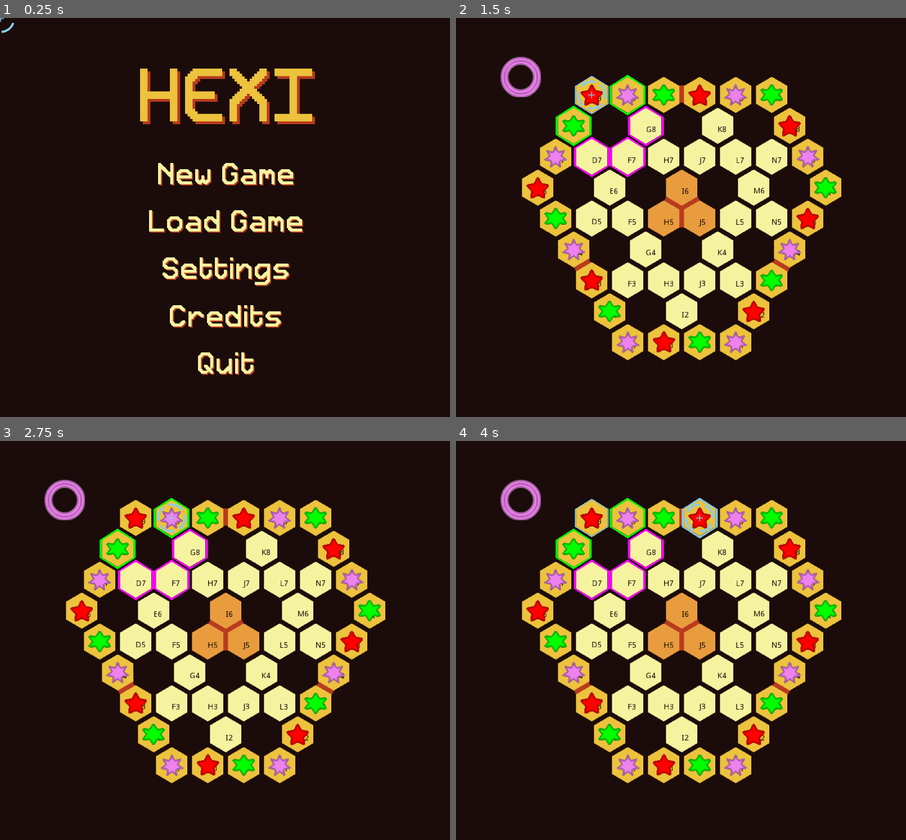
Above: before the commit, frames 1-4 (two rows, left to right).
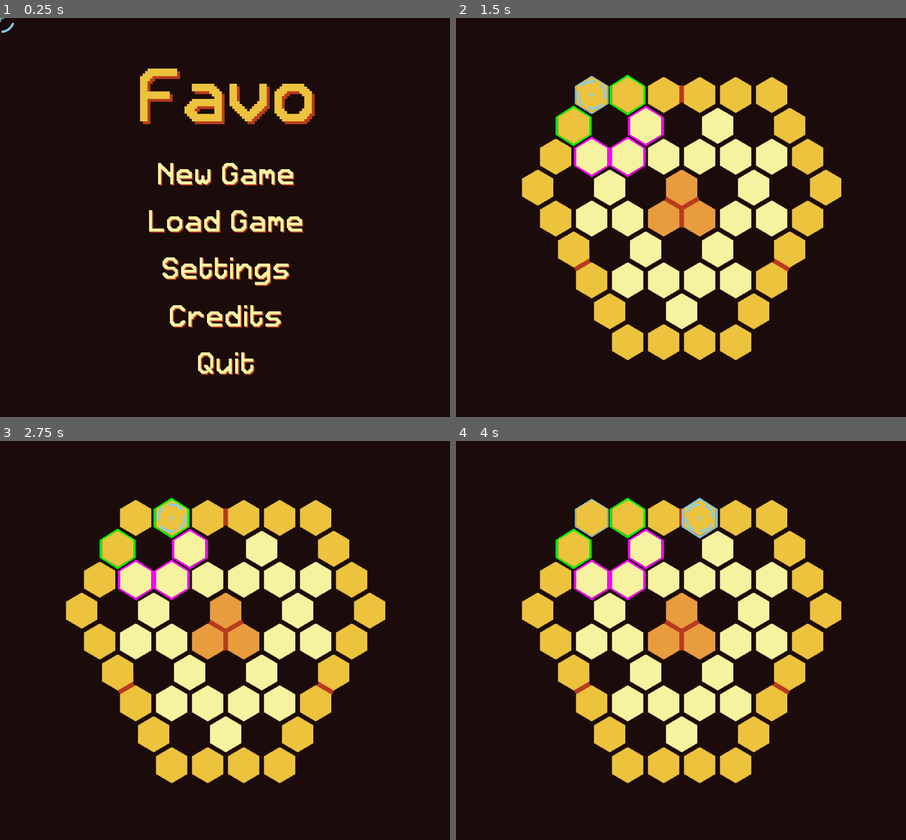
Above: after the commit, the same moments.

Repository: jbbranch9/MANOK
Game: Godot game, scene res://GUI/menus/start.tscn
The game is run twice, just before and just after one commit, with the same random seed, the same clock (stepped at 60 frames per second) and the same inputs. This scene is started directly instead of the project's main scene.
Inputs (mouse positions are in pixels of both pictures, inside the frame that each line leads up to):
- Up to frame 1 (0.25 s): no input
- Up to frame 2 (1.5 s): tap Enter at 0.5 s; move the mouse to (681, 177) at 0.52 s; press the mouse at (681, 177) at 0.53 s; tap Space at 1.25 s; move the mouse to (591, 93) at 1.27 s; release the mouse at (591, 93) at 1.28 s; click (591, 93) at 1.35 s
- Up to frame 3 (2.75 s): move the mouse to (171, 516) at 2.02 s; press the mouse at (171, 516) at 2.03 s
- Up to frame 4 (4 s): move the mouse to (663, 516) at 2.77 s; release the mouse at (663, 516) at 2.78 s; click (663, 516) at 2.85 s; tap Enter at 3.5 s; move the mouse to (699, 516) at 3.52 s; press the mouse at (699, 516) at 3.53 s

The runs differ from the first frame. In frame 1, 3.0% of the frame differs, in the area x 31-70%, y 12-27%; in frame 2, 4.6%; in frame 3, 4.6%, in the area x 9-85%, y 9-84%; in frame 4, 4.6%.

Commit message:
2021.03.15.00

Diff:
--- a/GUI/menus/start.gd
+++ b/GUI/menus/start.gd
@@ -16,4 +16,4 @@
 	$frame/title.set("custom_colors/default_color", palette["outer"])
 	$frame/title.set("custom_colors/font_color_shadow", palette["block"])
 	$frame/title.set("bbcode_enabled", true)
-	$frame/title.set("bbcode_text", "[center]HEXI[/center]")
+	$frame/title.set("bbcode_text", "[center]Favo[/center]")
--- a/game_elements/board/tile.tscn
+++ b/game_elements/board/tile.tscn
@@ -41,7 +41,7 @@
 rotation = 1.5708
 frames = SubResource( 1 )
 animation = "flare"
-frame = 23
+frame = 21
 playing = true
 
 [node name="crosshair" type="Sprite" parent="."]
@@ -52,6 +52,7 @@
 [node name="debug_label" type="Label" parent="." groups=[
 "debug_labels",
 ]]
+visible = false
 modulate = Color( 0, 0, 0, 1 )
 margin_right = 40.0
 margin_bottom = 14.0
--- a/game_elements/game.tscn
+++ b/game_elements/game.tscn
@@ -11,6 +11,7 @@
 [node name="board" parent="." instance=ExtResource( 3 )]
 
 [node name="players" type="Node2D" parent="."]
+visible = false
 
 [node name="A" parent="players" instance=ExtResource( 2 )]
 
